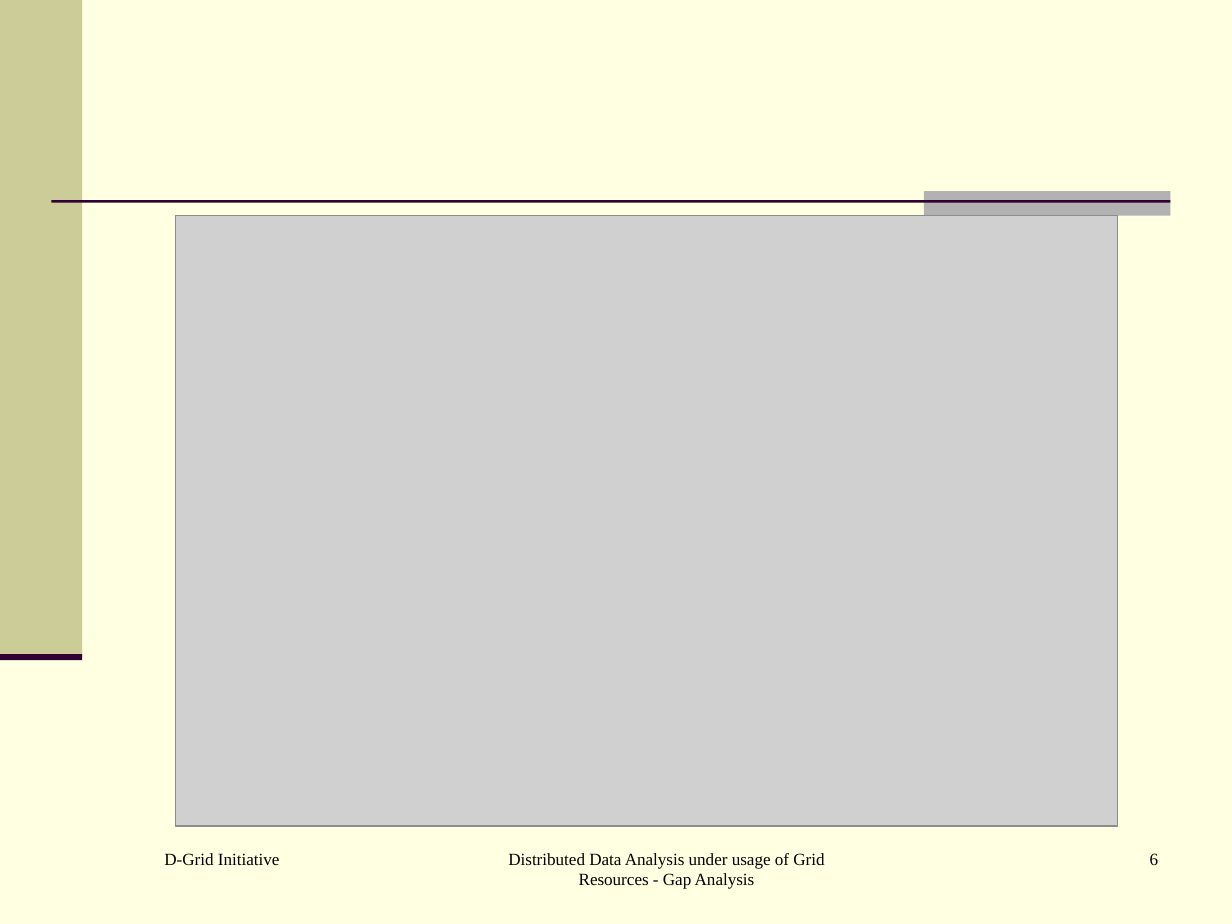
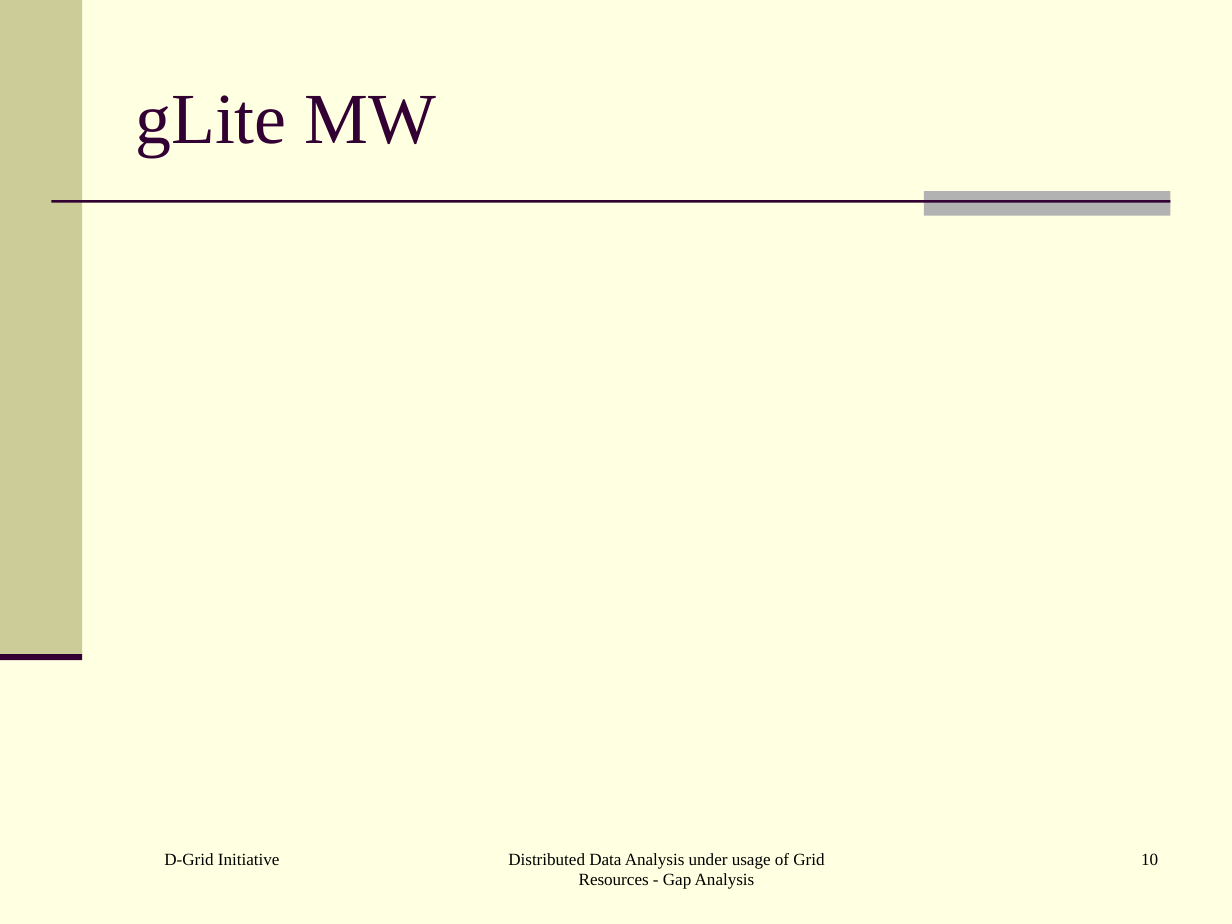
Before and after one commit to AnarManafov/PoDDocumentation, a slide deck: slide 10 of HEPCG-Workshops/2006-Nov/HEPCG-Workshops-2006-Nov.ppt (slide 6 before the commit). Drawn at 1232x924 pixels with LibreOffice and Linux fonts; fonts in the diff are those of the drawing; grey boxes stand for pictures. Boxes give left, top, right and bottom in pixels: in the first picture for what was removed or moved away, otherwise in the second. Text is boxed around its words. In the diff, an @@ line names an element or a change of style, - is before the commit and + after.

```diff
--- a/HEPCG-Workshops/2006-Nov/HEPCG-Workshops-2006-Nov.ppt
+++ b/HEPCG-Workshops/2006-Nov/HEPCG-Workshops-2006-Nov.ppt
@@ title added at bbox=[135, 95, 437, 157], 42 pt, text #330033 @@
+gLite MW
@@ picture removed at bbox=[176, 216, 1117, 825] @@
@@ page number at bbox=[1141, 853, 1158, 865]: text changed @@
-6
+10
```
Also in this commit, not shown: 10 other slides changed, 2 slides added.
